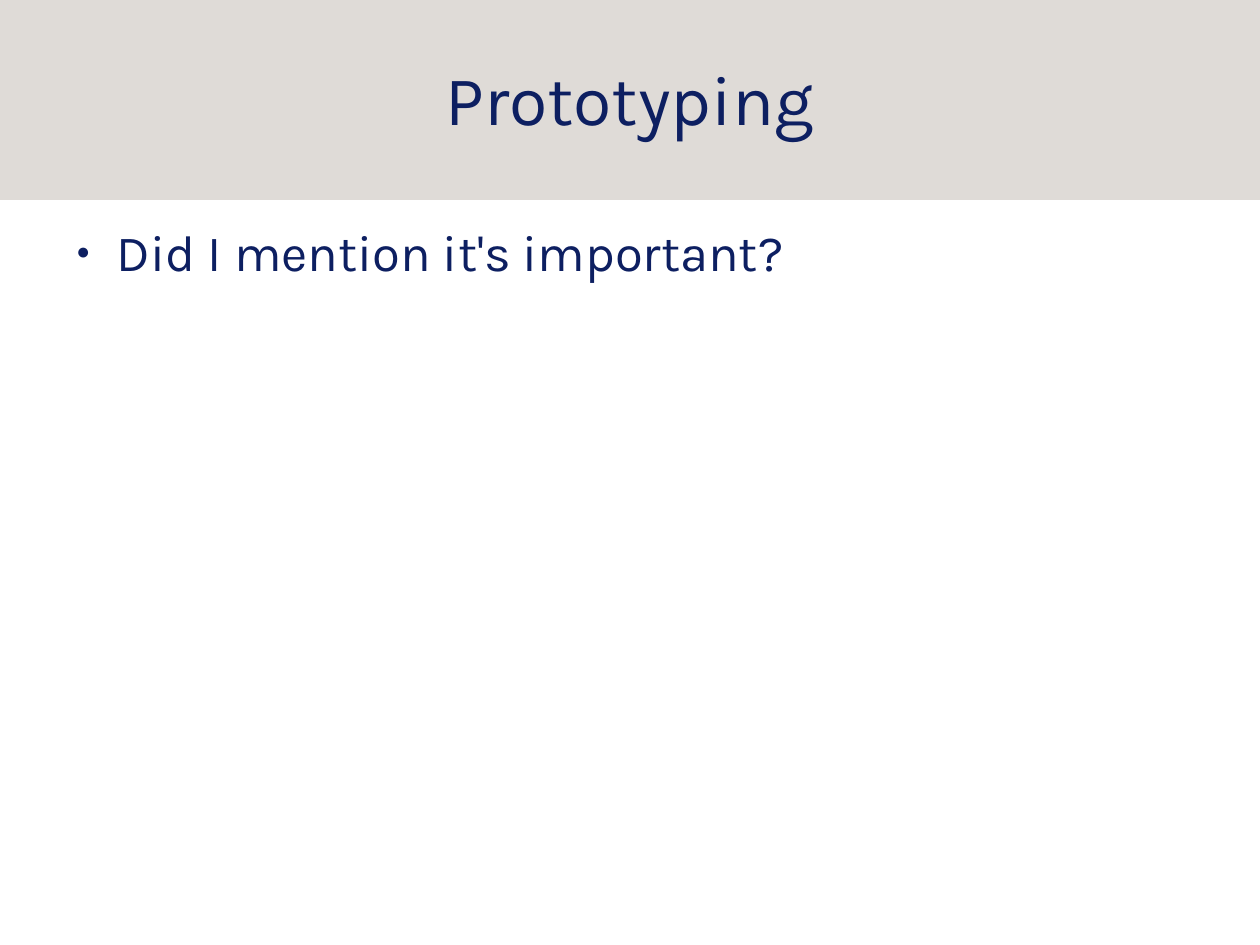
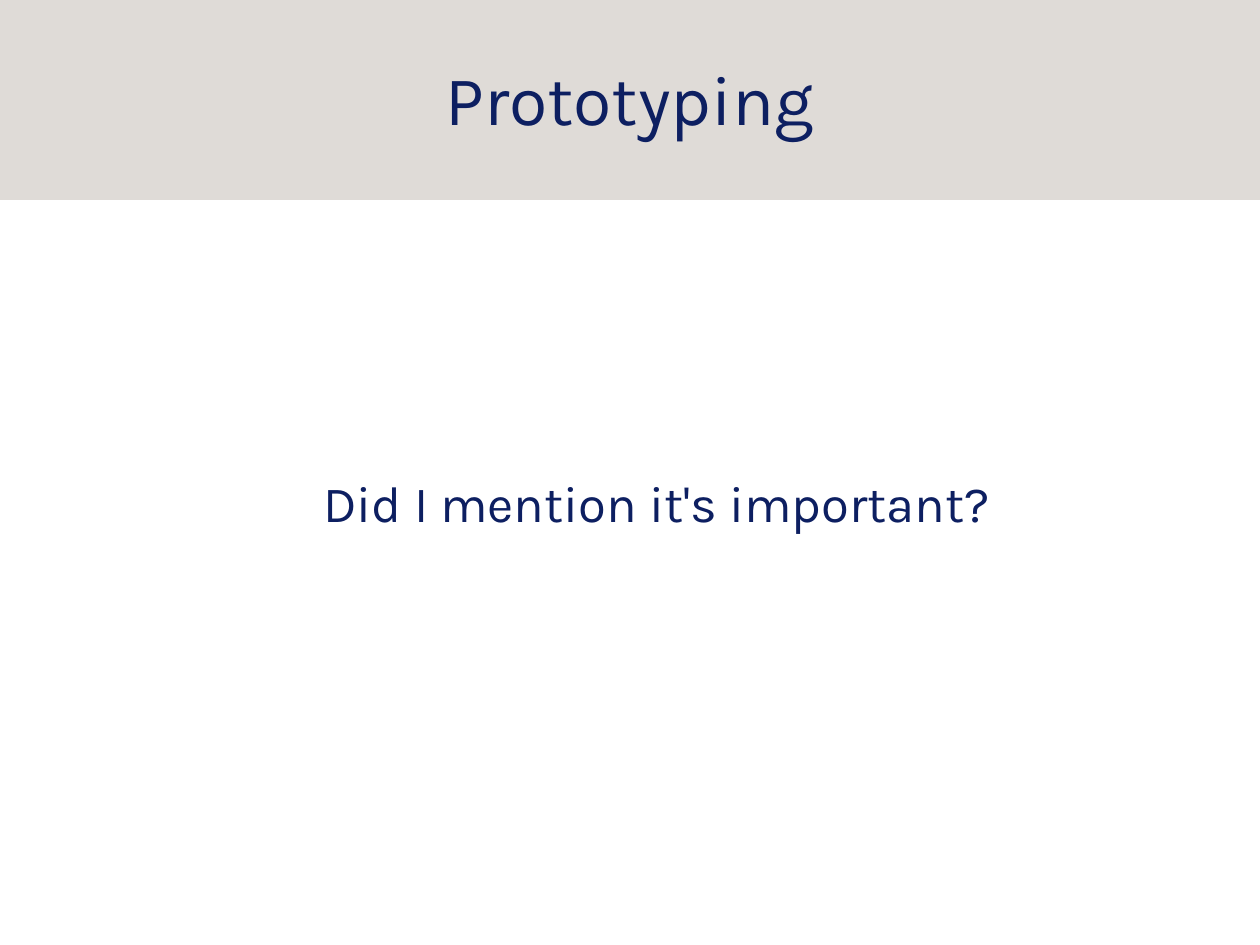
Before and after one commit to srobo-legacy/kickstart-presentations, a slide deck: slide 12 of mech/mech.odp (slide 11 before the commit). Drawn at 1260x945 pixels with LibreOffice and Linux fonts; fonts in the diff are those of the drawing; background and template pictures are left out. Boxes give left, top, right and bottom in pixels: in the first picture for what was removed or moved away, otherwise in the second. Text is boxed around its words. In the diff, an @@ line names an element or a change of style, - is before the commit and + after.

```diff
--- a/mech/mech.odp
+++ b/mech/mech.odp
@@ text "Did I mention it's important?" at [323,487,990,534]: alignment left to centre; bullet ● to none @@
```
Also in this commit, not shown: 15 other slides changed, 6 slides added, 3 slides removed, 3 other files.
